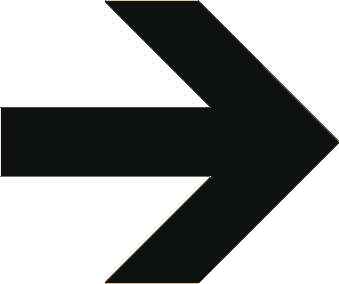
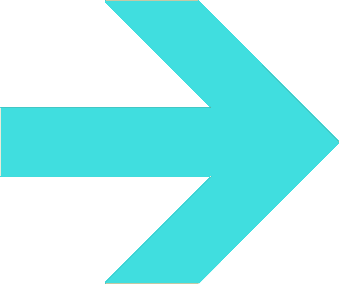
Two versions of the same layered image (339x284). Layer-by-layer changes:
painted on "Layer 1" over [0, 0, 339, 284]
